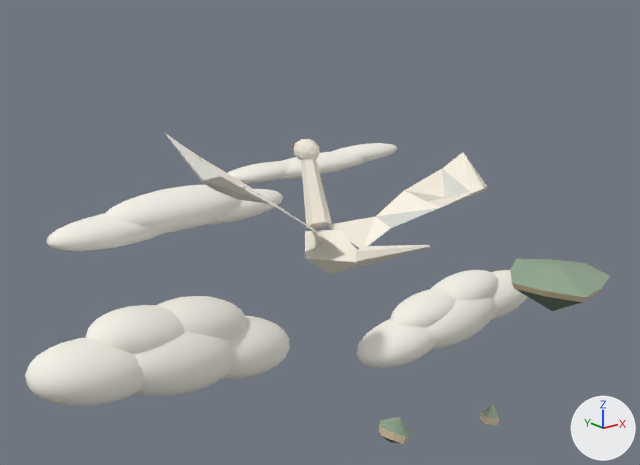
A saved change to the glTF model assets/3d/hero.glb.
The view is the same before and after, from a camera (50 mm lens) standing at (-7.71, -6.98, 4.22) and looking at (-1.02, 1.37, 0.88). The axes (+X, +Y, +Z) are drawn at lower right. The lights are the same throughout. The first picture is the older version. Where no turn or scale is listed for an object, it has been applied to the vertices.

The older version as bpy lines, for what is in view:
```python
me_cone_002 = bpy.data.meshes.new('Cone.002')
me_cone_002.from_pydata(...)  # 12 vertices, 20 faces; spans x -0.057..0.136, y -0.503..0.533, z -0.285..0.202
me_cone_002.materials.append(mat_paper)  # pale yellow #f3ecdd
me_cranebody = bpy.data.meshes.new('CraneBody')
me_cranebody.from_pydata([(0.105, 0.619, 0.112), (-0.298, 0.095, 0.011), (0.301, 0.011, -0.086), (-0.078, -0.697, 0.127), (0.043, -0.042, 0.301), (-0.034, -0.006, -0.202)], [], [(0, 1, 4), (0, 4, 2), (3, 4, 1), (3, 2, 4), (0, 5, 1), (0, 2, 5), (3, 5, 1), (3, 2, 5)])
me_cranebody.materials.append(mat_paper)  # pale yellow #f3ecdd
me_cranewingr = bpy.data.meshes.new('CraneWingR')
me_cranewingr.from_pydata(...)  # 13 vertices, 15 faces; spans x 0.1..2.09, y -0.66..0.37, z 0.14..0.85
# faces by material slot: [4, 6, 5]
me_cranewingr.materials.append(mat_paper)  # pale yellow #f3ecdd
me_cranewingr.materials.append(mat_winglight)  # pale yellow #fff7e8
me_cranewingr.materials.append(mat_wingshadow)  # light grey #d9d9d2
ob_cranebody = bpy.data.objects.new('CraneBody', me_cranebody)
ob_cranebody.location = (-1.95, 0.0, 1.13)
ob_cranetail = bpy.data.objects.new('CraneTail', me_cone_002)
ob_cranetail.location = (-2.04, -1.06, 1.48)
ob_cranewingr = bpy.data.objects.new('CraneWingR', me_cranewingr)
ob_cranewingr.location = (-1.95, 0.0, 1.13)
# also in view: 'CloudA' at (-3.34, 1.16, -0.01); 'CloudB' at (2.09, 1.95, -1.19); 'CloudD' at (-2.65, 2.15, 1.28); 'CloudC' at (0.05, 2.8, 1.36); 'CraneNeck' at (-1.8, 0.53, 1.73)
```
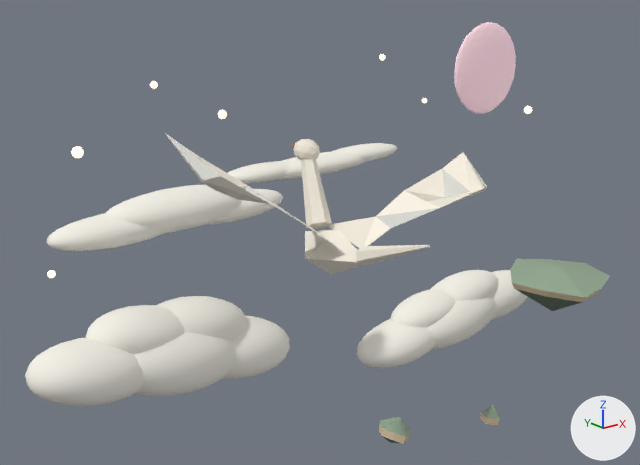
What differs and where, as boxes [x1, y1, x2, y2] in the pictures (640 x 465 px):
'Moon', added
    after: [454, 22, 516, 114]
'Star00', added
    after: [71, 146, 84, 158]
'Star02', added
    after: [218, 110, 227, 119]
'Star06', added
    after: [47, 270, 56, 278]
'Star05', added
    after: [524, 106, 532, 114]
'Star01', added
    after: [150, 81, 158, 89]

The edits, one by one:
Material 'Glow' (mat_glow) is new.
Its base color is (0.922, 0.768, 0.539) (beige #f6e3c2).
Its roughness is 0.9.
Its emission color is (1.0, 0.834, 0.585) (beige #ffebc9).
Its emission strength is 1.106.
Material 'MoonPearl' (mat_moonpearl) is new.
Its base color is (0.905, 0.68, 0.687) (pale pink #f4d7d8).
Its roughness is 0.58.
Its emission color is (0.2, 0.119, 0.164) (greyish purple #7c6171).
Its emission strength is 1.0.
Mesh me_icosphere_024 is new.
It is an icosphere of 80 faces spanning x -0.0428..0.0428, y -0.045..0.045, z -0.045..0.045.
It uses material mat_glow (beige #f6e3c2, glowing beige #ffebc9).
Mesh me_icosphere_023 is new.
It is an icosphere of 80 faces spanning x -0.0666..0.0666, y -0.07..0.07, z -0.07..0.07.
It uses material mat_glow (beige #f6e3c2, glowing beige #ffebc9).
Mesh me_icosphere_020 is new.
It is an icosphere of 80 faces spanning x -0.0571..0.0571, y -0.06..0.06, z -0.06..0.06.
It uses material mat_glow (beige #f6e3c2, glowing beige #ffebc9).
Mesh me_icosphere_017 is new.
It is an icosphere of 320 faces spanning x -0.72..0.72, y -0.12..0.12, z -0.72..0.72.
It uses material mat_moonpearl (pale pink #f4d7d8, glowing greyish purple #7c6171).
Object 'Star06' (ob_star06) is new; it shows me_icosphere_024.
Its location is (-4.4, 1.7, 1.0).
Object 'Star05' (ob_star05) is new; it shows me_icosphere_023.
Its location is (4.0, 2.2, 1.8).
Object 'Star02' (ob_star02) is new; it shows me_icosphere_020.
Its location is (-1.7, 2.5, 2.3).
Object 'Star01' (ob_star01) is new; it shows a copy of me_icosphere_024.
Its location is (-2.8, 2.2, 2.8).
Object 'Star00' (ob_star00) is new; it shows a copy of me_icosphere_023.
Its location is (-3.7, 2.4, 2.1).
Object 'Moon' (ob_moon) is new; it shows me_icosphere_017.
Its location is (3.25, 2.5, 2.5).
